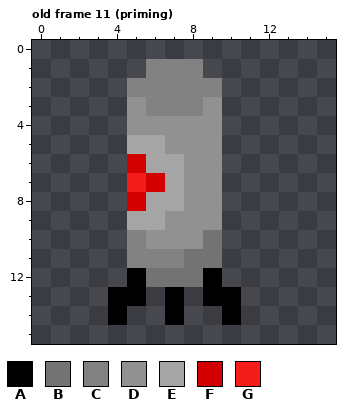
File history of a pixel-art file, resources/art/laser-turret.aseprite. The first picture shows the starting point.
16x16 pixels, 22 frames. Colours within 5 levels of each other are drawn and written as one. Shown: old frame 11 (priming).
Palette (. is transparent): A #000000  B #737373  C #828282  D #919191  E #a5a5a5  F #d20000  G #f51c1c
Pixels before, old frame 11 (priming), first column x 4:
 1 ..CCC..
 2 .CCCCC.
 3 .DCCCD.
 4 .DDDDD.
 5 .EEDDD.
 6 .FEEDD.
 7 .GFEDD.
 8 .FEEDD.
 9 .EEDDD.
10 .CDDDB.
11 .CCCBB.
12 .ABBBA.
13 AA.A.AA
14 A..A..A
The result:
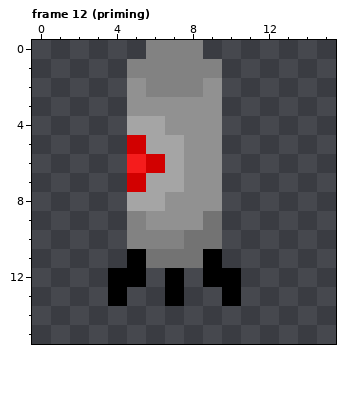
A new or re-ordered frame is compared with the old frame closest to it.
The author wrote: reworking animation setup for player and laser turret
Changes in this commit:
frames 22 -> 24
Frame 12 (priming) is new; against old frame 11 (priming):
There is now colour A in row 12 at x 4 and 10.
The edit turns colour B into colour A in row 11 at x 9; in row 12 at x 7.
The edit turns colour C into colour A in row 11 at x 5.
The edit turns colour C into colour B in row 11 at x 6 to 7.
The edit turns colour D into colour B in row 9 at x 9; in row 10 at x 8.
There is now colour C in row 0 at x 6 to 8; in row 1 at x 5 and 9.
The edit turns colour D into colour C in row 10 at x 6 to 7.
The edit turns colour E into colour C in row 9 at x 5.
The edit turns colour C into colour D in row 2 at x 5 and 9; in row 3 at x 6 to 8.
The edit turns colour E into colour D in row 8 at x 7; in row 9 at x 6.
The edit turns colour D into colour E in row 4 at x 5 to 6; in row 5 at x 7.
The edit turns colour F into colour E in row 7 at x 6; in row 8 at x 5.
The edit turns colour E into colour F in row 5 at x 5; in row 6 at x 6.
The edit turns colour G into colour F in row 7 at x 5.
The edit turns colour F into colour G in row 6 at x 5.
Colour A is removed in row 13 at x 5 and 9; in row 14 at x 4, 7 and 10.
Colour B is removed in row 12 at x 6 and 8.
Changed places in both pictures, as pixel boxes (x1, y1, x2, y2):
changed: (108, 40, 241, 325)
